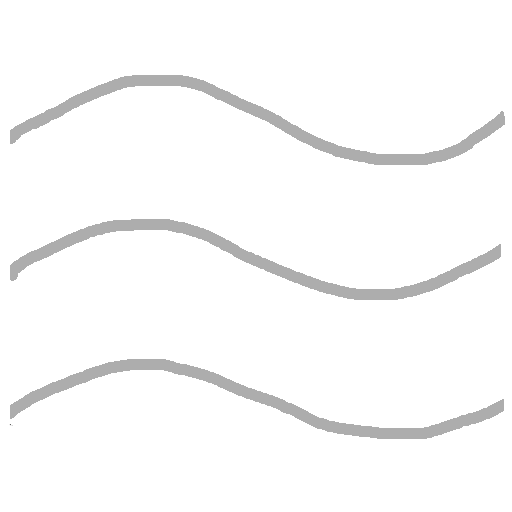
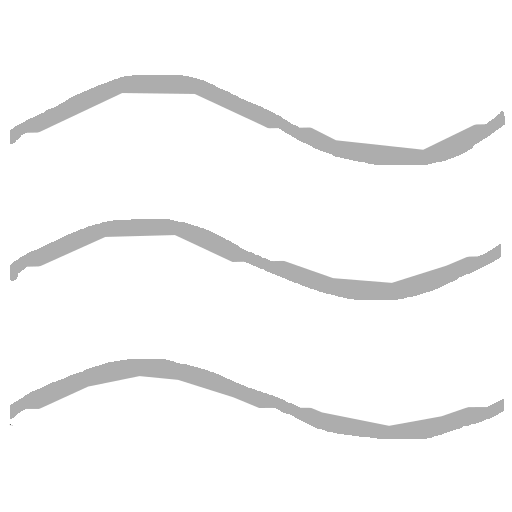
Layered file, before and after one edit (512 × 512). Changes by layer:
painted on "Layer #2" over [26, 86, 487, 428]
